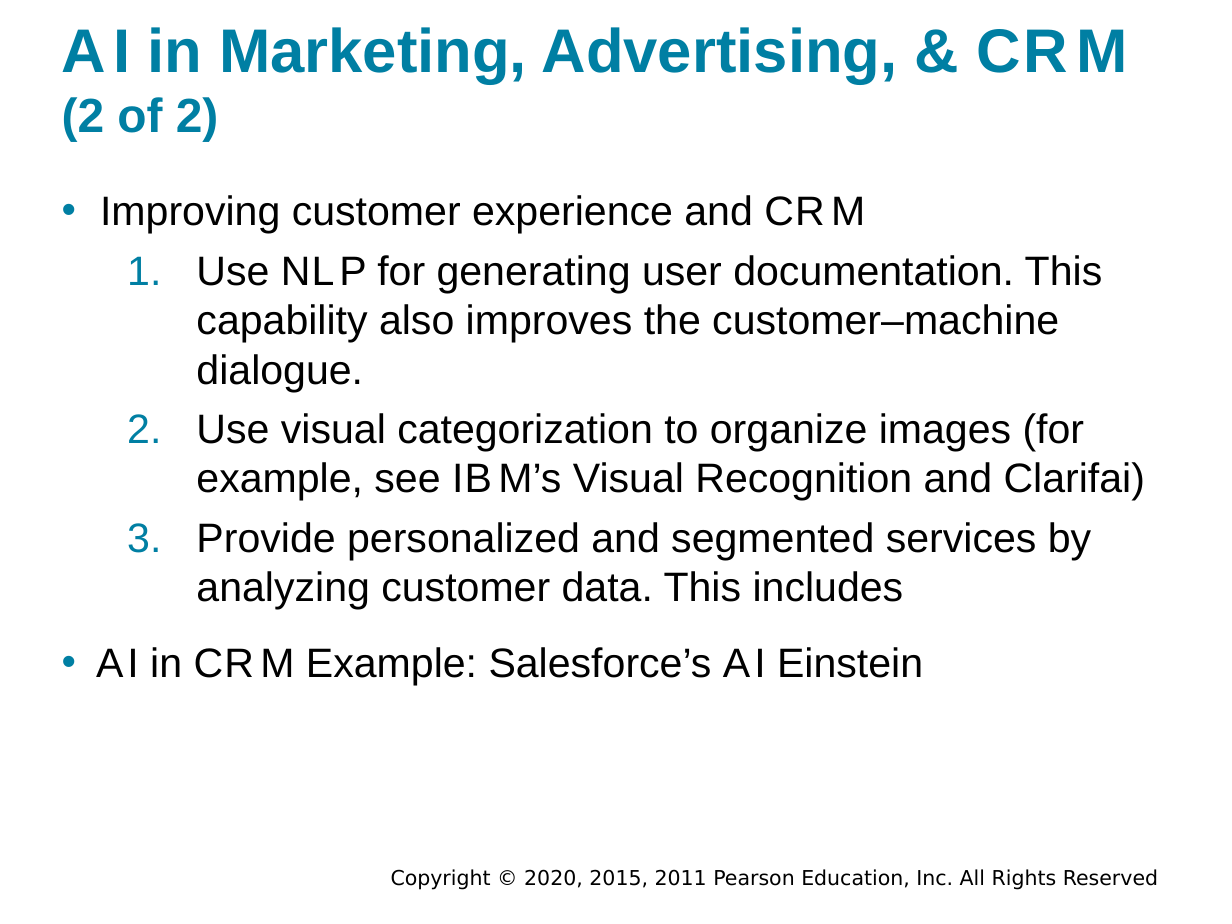
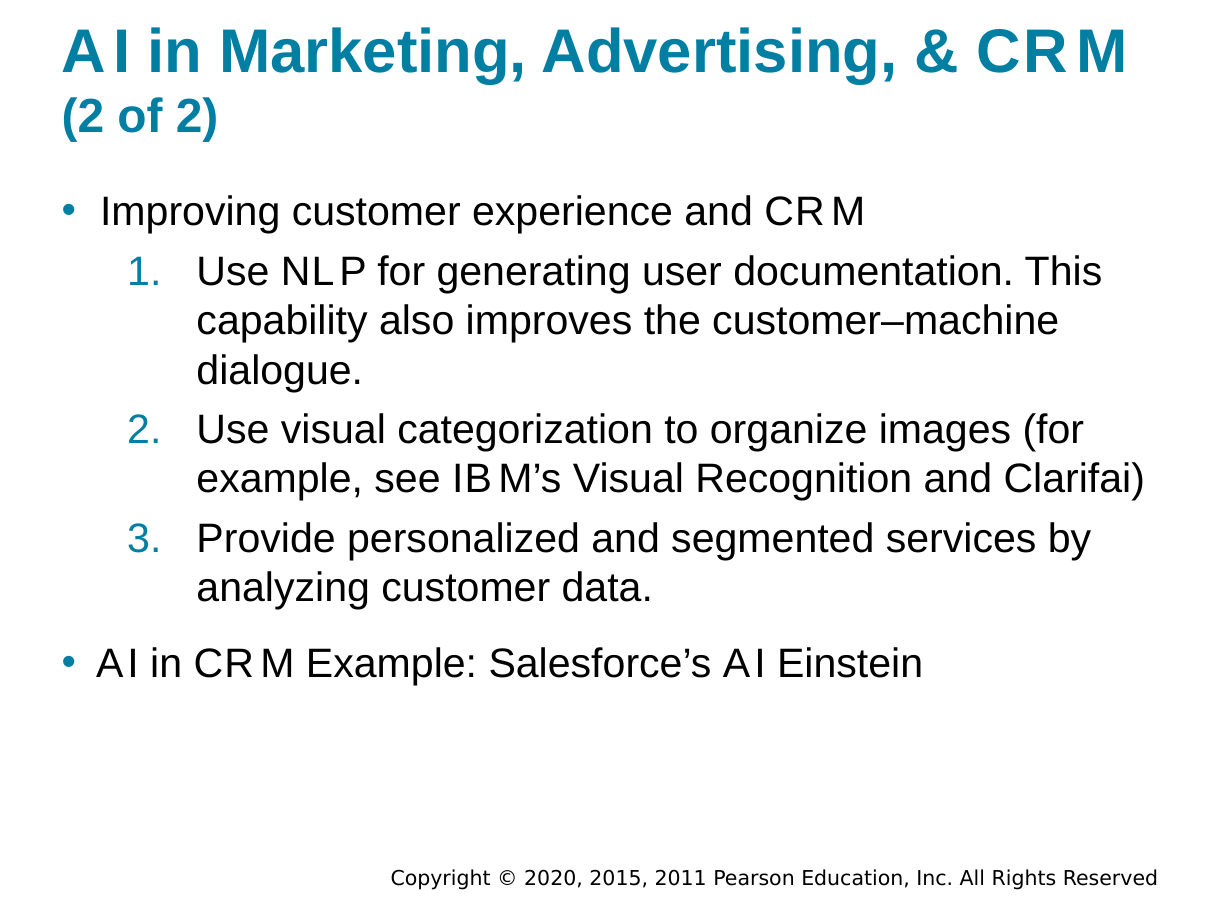
Before and after one commit to walkman617/DS2021, a slide deck: slide 44 of Slides/Sharda_11e_full_accessible_ppt_02.pptx. Drawn at 1232x924 pixels with LibreOffice and Linux fonts; fonts in the diff are those of the drawing; background and template pictures are left out. Boxes give left, top, right and bottom in pixels: in the first picture for what was removed or moved away, otherwise in the second. Text is boxed around its words. In the diff, an @@ line names an element or a change of style, - is before the commit and + after.

Commit message:
change ppt

```diff
--- a/Slides/Sharda_11e_full_accessible_ppt_02.pptx
+++ b/Slides/Sharda_11e_full_accessible_ppt_02.pptx
@@ text at (196, 522, 1091, 610): text changed @@
-  3. Provide personalized and segmented services by analyzing customer data. This includes
+  3. Provide personalized and segmented services by analyzing customer data.
```
Also in this commit, not shown: 1 other file.
